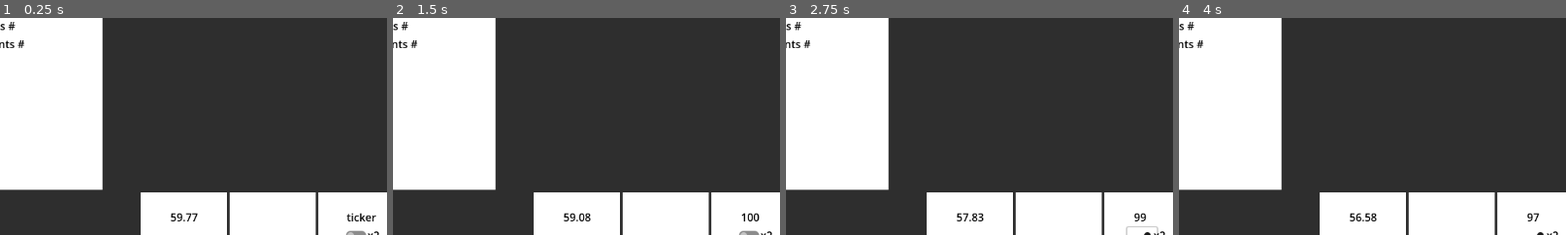
Above: before the commit, frames 1-4 (left to right).
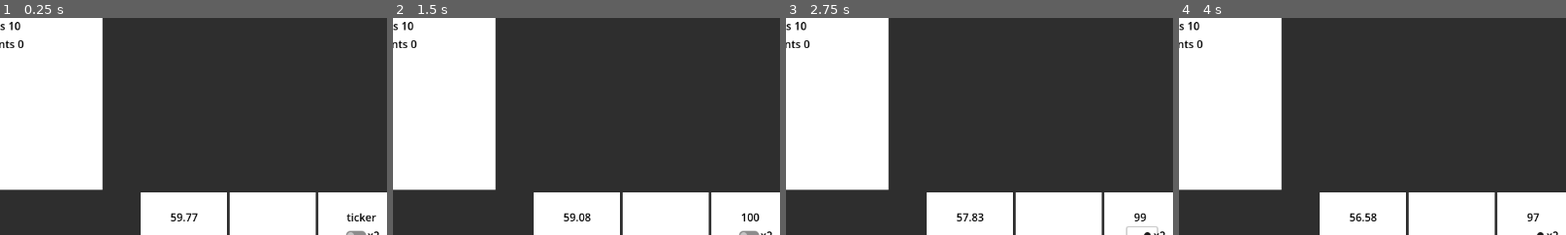
Above: after the commit, the same moments.

Repository: liltorchic/attention-grabbing-game
Game: Godot game, scene res://scenes/main.tscn
Same seed, same stepped clock (60 frames per second), same inputs: the game is played once before the commit and once after it.
Inputs:
- Up to frame 1 (0.25 s): no input
- Up to frame 2 (1.5 s): click "reset" at 0.5 s; click "+1" at 1.25 s
- Up to frame 3 (2.75 s): click "x2" at 2 s
- Up to frame 4 (4 s): click "+2" at 2.75 s; click "food" at 3.5 s
The pictures show only the part of the screen within x 9-59%, y 0-50%; the shares and areas given below are measured in that part.

The runs differ from the first frame. In frame 1, 0.1% of the frame differs, in the area x 2-7%, y 1-14%; in frame 2, 0.1%; in frame 3, 0.1%; in frame 4, 0.1%.

Commit message:
keep track of lives

Diff:
--- a/scenes/main.tscn
+++ b/scenes/main.tscn
@@ -1,9 +1,10 @@
-[gd_scene load_steps=6 format=3 uid="uid://dmab5sthll2kw"]
+[gd_scene load_steps=7 format=3 uid="uid://dmab5sthll2kw"]
 
 [ext_resource type="Script" uid="uid://chfyo4sbk14ri" path="res://scripts/simpleTimerButton.gd" id="1_f8rxg"]
 [ext_resource type="Script" uid="uid://b8856euvmr15g" path="res://scripts/simple_suprise_timer.gd" id="2_7tkh2"]
 [ext_resource type="Script" uid="uid://dei6k0i7cbeqj" path="res://scripts/ticker.gd" id="3_fh3d0"]
 [ext_resource type="Script" uid="uid://dpr3kjlg4654n" path="res://scripts/pet.gd" id="4_my4y7"]
+[ext_resource type="Script" uid="uid://jvp8yk25jfnw" path="res://scripts/v_box_container_score.gd" id="5_tbgi4"]
 
 [sub_resource type="PlaceholderTexture2D" id="PlaceholderTexture2D_011nb"]
 
@@ -27,7 +28,7 @@
 size_flags_horizontal = 3
 size_flags_vertical = 3
 
-[node name="FlowContainer" type="FlowContainer" parent="Panel"]
+[node name="distractions" type="FlowContainer" parent="Panel"]
 layout_mode = 1
 anchors_preset = 8
 anchor_left = 0.5
@@ -43,14 +44,14 @@
 alignment = 1
 vertical = true
 
-[node name="template" type="ColorRect" parent="Panel/FlowContainer"]
+[node name="template" type="ColorRect" parent="Panel/distractions"]
 visible = false
 custom_minimum_size = Vector2(128, 128)
 layout_mode = 2
 
-[node name="Timer" type="Timer" parent="Panel/FlowContainer/template"]
-
-[node name="Button" type="Button" parent="Panel/FlowContainer/template"]
+[node name="Timer" type="Timer" parent="Panel/distractions/template"]
+
+[node name="Button" type="Button" parent="Panel/distractions/template"]
 layout_direction = 1
 layout_mode = 1
 anchors_preset = 8
@@ -66,7 +67,7 @@
 grow_vertical = 2
 text = "reset"
 
-[node name="Label" type="Label" parent="Panel/FlowContainer/template"]
+[node name="Label" type="Label" parent="Panel/distractions/template"]
 layout_mode = 1
 anchors_preset = 8
 anchor_left = 0.5
@@ -82,14 +83,14 @@
 theme_override_colors/font_color = Color(0, 0, 0, 1)
 text = "simple timer"
 
-[node name="SimpleTimerButton" type="ColorRect" parent="Panel/FlowContainer"]
+[node name="SimpleTimerButton" type="ColorRect" parent="Panel/distractions"]
 custom_minimum_size = Vector2(128, 128)
 layout_mode = 2
 script = ExtResource("1_f8rxg")
 
-[node name="Timer" type="Timer" parent="Panel/FlowContainer/SimpleTimerButton"]
-
-[node name="Button" type="Button" parent="Panel/FlowContainer/SimpleTimerButton"]
+[node name="Timer" type="Timer" parent="Panel/distractions/SimpleTimerButton"]
+
+[node name="Button" type="Button" parent="Panel/distractions/SimpleTimerButton"]
 layout_direction = 1
 layout_mode = 1
 anchors_preset = 8
@@ -105,7 +106,7 @@
 grow_vertical = 2
 text = "reset"
 
-[node name="Label" type="Label" parent="Panel/FlowContainer/SimpleTimerButton"]
+[node name="Label" type="Label" parent="Panel/distractions/SimpleTimerButton"]
 layout_mode = 1
 anchors_preset = 8
 anchor_left = 0.5
@@ -121,18 +122,18 @@
 theme_override_colors/font_color = Color(0, 0, 0, 1)
 text = "simple timer"
 
-[node name="SimpleSupriseTimer" type="ColorRect" parent="Panel/FlowContainer"]
+[node name="SimpleSupriseTimer" type="ColorRect" parent="Panel/distractions"]
 custom_minimum_size = Vector2(128, 128)
 layout_mode = 2
 script = ExtResource("2_7tkh2")
 
-[node name="TimerCountdown" type="Timer" parent="Panel/FlowContainer/SimpleSupriseTimer"]
+[node name="TimerCountdown" type="Timer" parent="Panel/distractions/SimpleSupriseTimer"]
 wait_time = 3.0
 
-[node name="TimerHidden" type="Timer" parent="Panel/FlowContainer/SimpleSupriseTimer"]
+[node name="TimerHidden" type="Timer" parent="Panel/distractions/SimpleSupriseTimer"]
 wait_time = 20.0
 
-[node name="Button" type="Button" parent="Panel/FlowContainer/SimpleSupriseTimer"]
+[node name="Button" type="Button" parent="Panel/distractions/SimpleSupriseTimer"]
 visible = false
 layout_direction = 1
 layout_mode = 1
@@ -149,7 +150,7 @@
 grow_vertical = 2
 text = "defuse"
 
-[node name="Label" type="Label" parent="Panel/FlowContainer/SimpleSupriseTimer"]
+[node name="Label" type="Label" parent="Panel/distractions/SimpleSupriseTimer"]
 layout_mode = 1
 anchors_preset = 8
 anchor_left = 0.5
@@ -165,14 +166,14 @@
 theme_override_colors/font_color = Color(0, 0, 0, 1)
 text = "suprise timer"
 
-[node name="ticker" type="ColorRect" parent="Panel/FlowContainer"]
+[node name="ticker" type="ColorRect" parent="Panel/distractions"]
 custom_minimum_size = Vector2(128, 128)
 layout_mode = 2
 script = ExtResource("3_fh3d0")
 
-[node name="Timer" type="Timer" parent="Panel/FlowContainer/ticker"]
-
-[node name="Button" type="Button" parent="Panel/FlowContainer/ticker"]
+[node name="Timer" type="Timer" parent="Panel/distractions/ticker"]
+
+[node name="Button" type="Button" parent="Panel/distractions/ticker"]
 layout_direction = 1
 layout_mode = 1
 anchors_preset = 7
@@ -188,7 +189,7 @@
 grow_vertical = 0
 text = "+1"
 
-[node name="Label" type="Label" parent="Panel/FlowContainer/ticker"]
+[node name="Label" type="Label" parent="Panel/distractions/ticker"]
 layout_mode = 1
 anchors_preset = 8
 anchor_left = 0.5
@@ -204,7 +205,7 @@
 theme_override_colors/font_color = Color(0, 0, 0, 1)
 text = "ticker"
 
-[node name="CheckButton" type="CheckButton" parent="Panel/FlowContainer/ticker"]
+[node name="CheckButton" type="CheckButton" parent="Panel/distractions/ticker"]
 layout_mode = 1
 anchors_preset = 8
 anchor_left = 0.5
@@ -218,7 +219,7 @@
 grow_horizontal = 2
 grow_vertical = 2
 
-[node name="_label" type="Label" parent="Panel/FlowContainer/ticker/CheckButton"]
+[node name="_label" type="Label" parent="Panel/distractions/ticker/CheckButton"]
 layout_mode = 0
 offset_left = 39.0
 offset_right = 79.0
@@ -226,16 +227,16 @@
 theme_override_colors/font_color = Color(0, 0, 0, 1)
 text = "x2"
 
-[node name="pet" type="ColorRect" parent="Panel/FlowContainer"]
+[node name="pet" type="ColorRect" parent="Panel/distractions"]
 custom_minimum_size = Vector2(128, 128)
 layout_mode = 2
 script = ExtResource("4_my4y7")
 
-[node name="Timer" type="Timer" parent="Panel/FlowContainer/pet"]
+[node name="Timer" type="Timer" parent="Panel/distractions/pet"]
 wait_time = 3.0
 autostart = true
 
-[node name="Button_Food" type="Button" parent="Panel/FlowContainer/pet"]
+[node name="Button_Food" type="Button" parent="Panel/distractions/pet"]
 layout_direction = 1
 layout_mode = 1
 anchors_preset = 8
@@ -252,7 +253,7 @@
 scale = Vector2(0.5, 0.5)
 text = "food"
 
-[node name="Button_Water" type="Button" parent="Panel/FlowContainer/pet"]
+[node name="Button_Water" type="Button" parent="Panel/distractions/pet"]
 layout_direction = 1
 layout_mode = 1
 anchors_preset = 8
@@ -269,7 +270,7 @@
 scale = Vector2(0.5, 0.5)
 text = "water"
 
-[node name="Label" type="Label" parent="Panel/FlowContainer/pet"]
+[node name="Label" type="Label" parent="Panel/distractions/pet"]
 layout_mode = 1
 anchors_preset = 8
 anchor_left = 0.5
@@ -286,7 +287,7 @@
 text = "pet"
 horizontal_alignment = 1
 
-[node name="TextureRect" type="TextureRect" parent="Panel/FlowContainer/pet"]
+[node name="TextureRect" type="TextureRect" parent="Panel/distractions/pet"]
 layout_mode = 1
 anchors_preset = 8
 anchor_left = 0.5
@@ -301,18 +302,18 @@
 grow_vertical = 2
 texture = SubResource("PlaceholderTexture2D_011nb")
 
-[node name="VBoxContainer" type="VBoxContainer" parent="Panel"]
+[node name="VBoxContainer_UI" type="VBoxContainer" parent="Panel"]
 layout_mode = 1
 anchors_preset = 9
 anchor_bottom = 1.0
 grow_vertical = 2
 
-[node name="ColorRect" type="ColorRect" parent="Panel/VBoxContainer"]
+[node name="ColorRect" type="ColorRect" parent="Panel/VBoxContainer_UI"]
 clip_contents = true
 custom_minimum_size = Vector2(256, 256)
 layout_mode = 2
 
-[node name="VBoxContainer" type="VBoxContainer" parent="Panel/VBoxContainer/ColorRect"]
+[node name="VBoxContainer_Score" type="VBoxContainer" parent="Panel/VBoxContainer_UI/ColorRect"]
 layout_mode = 1
 anchors_preset = 13
 anchor_left = 0.5
@@ -322,41 +323,42 @@
 offset_right = 51.0
 grow_horizontal = 2
 grow_vertical = 2
-
-[node name="HBoxContainer" type="HBoxContainer" parent="Panel/VBoxContainer/ColorRect/VBoxContainer"]
-layout_mode = 2
-
-[node name="Label_Lives" type="Label" parent="Panel/VBoxContainer/ColorRect/VBoxContainer/HBoxContainer"]
+script = ExtResource("5_tbgi4")
+
+[node name="HBoxContainer" type="HBoxContainer" parent="Panel/VBoxContainer_UI/ColorRect/VBoxContainer_Score"]
+layout_mode = 2
+
+[node name="Label_Lives" type="Label" parent="Panel/VBoxContainer_UI/ColorRect/VBoxContainer_Score/HBoxContainer"]
 layout_mode = 2
 theme_override_colors/font_color = Color(0, 0, 0, 1)
 text = "lives"
 
-[node name="Label_Lives_num" type="Label" parent="Panel/VBoxContainer/ColorRect/VBoxContainer/HBoxContainer"]
+[node name="Label_Lives_num" type="Label" parent="Panel/VBoxContainer_UI/ColorRect/VBoxContainer_Score/HBoxContainer"]
 layout_mode = 2
 theme_override_colors/font_color = Color(0, 0, 0, 1)
 text = "#"
 
-[node name="HBoxContainer2" type="HBoxContainer" parent="Panel/VBoxContainer/ColorRect/VBoxContainer"]
-layout_mode = 2
-
-[node name="Label_Points" type="Label" parent="Panel/VBoxContainer/ColorRect/VBoxContainer/HBoxContainer2"]
+[node name="HBoxContainer2" type="HBoxContainer" parent="Panel/VBoxContainer_UI/ColorRect/VBoxContainer_Score"]
+layout_mode = 2
+
+[node name="Label_Points" type="Label" parent="Panel/VBoxContainer_UI/ColorRect/VBoxContainer_Score/HBoxContainer2"]
 layout_mode = 2
 theme_override_colors/font_color = Color(0, 0, 0, 1)
 text = "points"
 
-[node name="Label_Points_num" type="Label" parent="Panel/VBoxContainer/ColorRect/VBoxContainer/HBoxContainer2"]
+[node name="Label_Points_num" type="Label" parent="Panel/VBoxContainer_UI/ColorRect/VBoxContainer_Score/HBoxContainer2"]
 layout_mode = 2
 theme_override_colors/font_color = Color(0, 0, 0, 1)
 text = "#"
 
-[connection signal="timeout" from="Panel/FlowContainer/SimpleTimerButton/Timer" to="Panel/FlowContainer/SimpleTimerButton" method="_on_timer_timeout"]
-[connection signal="pressed" from="Panel/FlowContainer/SimpleTimerButton/Button" to="Panel/FlowContainer/SimpleTimerButton" method="_on_button_pressed"]
-[connection signal="timeout" from="Panel/FlowContainer/SimpleSupriseTimer/TimerCountdown" to="Panel/FlowContainer/SimpleSupriseTimer" method="_on_timer_countdown_timeout"]
-[connection signal="timeout" from="Panel/FlowContainer/SimpleSupriseTimer/TimerHidden" to="Panel/FlowContainer/SimpleSupriseTimer" method="_on_timer_hidden_timeout"]
-[connection signal="pressed" from="Panel/FlowContainer/SimpleSupriseTimer/Button" to="Panel/FlowContainer/SimpleSupriseTimer" method="_on_button_pressed"]
-[connection signal="timeout" from="Panel/FlowContainer/ticker/Timer" to="Panel/FlowContainer/ticker" method="_on_timer_timeout"]
-[connection signal="pressed" from="Panel/FlowContainer/ticker/Button" to="Panel/FlowContainer/ticker" method="_on_button_pressed"]
-[connection signal="pressed" from="Panel/FlowContainer/ticker/CheckButton" to="Panel/FlowContainer/ticker" method="_on_check_button_pressed"]
-[connection signal="timeout" from="Panel/FlowContainer/pet/Timer" to="Panel/FlowContainer/pet" method="_on_timer_timeout"]
-[connection signal="pressed" from="Panel/FlowContainer/pet/Button_Food" to="Panel/FlowContainer/pet" method="_on_button_food_pressed"]
-[connection signal="pressed" from="Panel/FlowContainer/pet/Button_Water" to="Panel/FlowContainer/pet" method="_on_button_water_pressed"]
+[connection signal="timeout" from="Panel/distractions/SimpleTimerButton/Timer" to="Panel/distractions/SimpleTimerButton" method="_on_timer_timeout"]
+[connection signal="pressed" from="Panel/distractions/SimpleTimerButton/Button" to="Panel/distractions/SimpleTimerButton" method="_on_button_pressed"]
+[connection signal="timeout" from="Panel/distractions/SimpleSupriseTimer/TimerCountdown" to="Panel/distractions/SimpleSupriseTimer" method="_on_timer_countdown_timeout"]
+[connection signal="timeout" from="Panel/distractions/SimpleSupriseTimer/TimerHidden" to="Panel/distractions/SimpleSupriseTimer" method="_on_timer_hidden_timeout"]
+[connection signal="pressed" from="Panel/distractions/SimpleSupriseTimer/Button" to="Panel/distractions/SimpleSupriseTimer" method="_on_button_pressed"]
+[connection signal="timeout" from="Panel/distractions/ticker/Timer" to="Panel/distractions/ticker" method="_on_timer_timeout"]
+[connection signal="pressed" from="Panel/distractions/ticker/Button" to="Panel/distractions/ticker" method="_on_button_pressed"]
+[connection signal="pressed" from="Panel/distractions/ticker/CheckButton" to="Panel/distractions/ticker" method="_on_check_button_pressed"]
+[connection signal="timeout" from="Panel/distractions/pet/Timer" to="Panel/distractions/pet" method="_on_timer_timeout"]
+[connection signal="pressed" from="Panel/distractions/pet/Button_Food" to="Panel/distractions/pet" method="_on_button_food_pressed"]
+[connection signal="pressed" from="Panel/distractions/pet/Button_Water" to="Panel/distractions/pet" method="_on_button_water_pressed"]
--- a/scripts/game.gd
+++ b/scripts/game.gd
@@ -2,10 +2,15 @@
 
 
 var time_points = 0
-var lifes = 10
+var lives = 10
+
 
 func _ready() -> void:
 	print("hi from singlton")
+
+# Called every frame. 'delta' is the elapsed time since the previous frame.
+func _process(delta: float) -> void:
+	pass
 
 
 func add_time_point():
@@ -13,3 +18,10 @@
 
 func add_time_points(_p:int):
 	time_points += _p
+
+func remove_life():
+	if(lives - 1 > 0):
+		lives -= 1
+	else:
+		print("you died")
+		#dead
--- a/scripts/pet.gd
+++ b/scripts/pet.gd
@@ -19,6 +19,7 @@
 	health = 100
 
 func die():
+	Game.remove_life()
 	print("pet timeout")
 
 
--- a/scripts/simpleTimerButton.gd
+++ b/scripts/simpleTimerButton.gd
@@ -17,6 +17,7 @@
 func _on_timer_timeout() -> void:
 	timer.stop()
 	label.text = "0.00"
+	Game.remove_life()
 	print("simple timer timeout")
 
 
--- a/scripts/simple_suprise_timer.gd
+++ b/scripts/simple_suprise_timer.gd
@@ -39,7 +39,9 @@
 #you lose
 func _on_timer_countdown_timeout() -> void:
 	countdown_timer.stop()
+	hidden_timer.stop()
 	label.text = "0.00"
+	Game.remove_life()
 	print("suprise defuse timeout")
 
 
--- a/scripts/ticker.gd
+++ b/scripts/ticker.gd
@@ -50,4 +50,5 @@
 	label.text = str(ticker)
 
 func _timeout():
+	Game.remove_life()
 	print("ticker timeout")
--- /dev/null
+++ b/scripts/v_box_container_score.gd
@@ -0,0 +1,19 @@
+extends VBoxContainer
+
+
+var lives_label_data:Label
+var score_label_data:Label
+
+
+func _ready() -> void:
+	lives_label_data = get_node("HBoxContainer/Label_Lives_num")
+	lives_label_data.text = ""
+	score_label_data = get_node("HBoxContainer2/Label_Points_num")
+	score_label_data.text = ""
+
+func _process(delta: float) -> void:
+	if(str(Game.lives) != lives_label_data.text):
+		lives_label_data.text = str(Game.lives)
+
+	if(str(Game.time_points) != score_label_data.text):
+		score_label_data.text = str(Game.time_points)
Not shown, added: scripts/v_box_container_score.gd.uid
